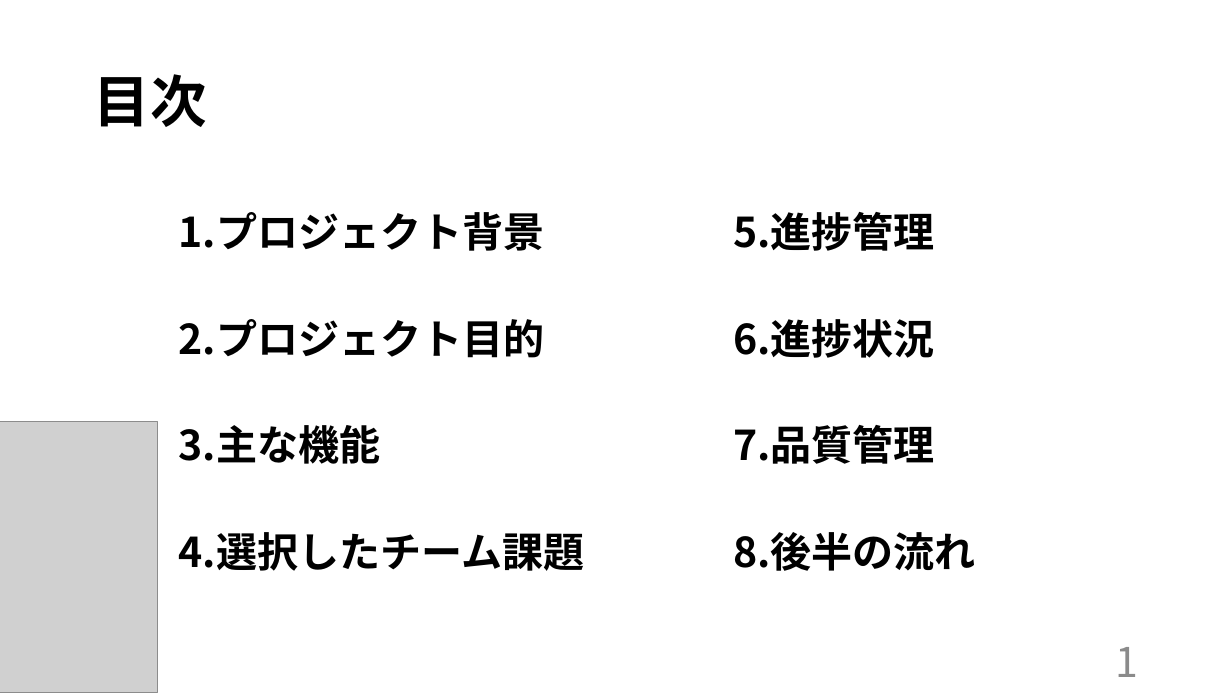
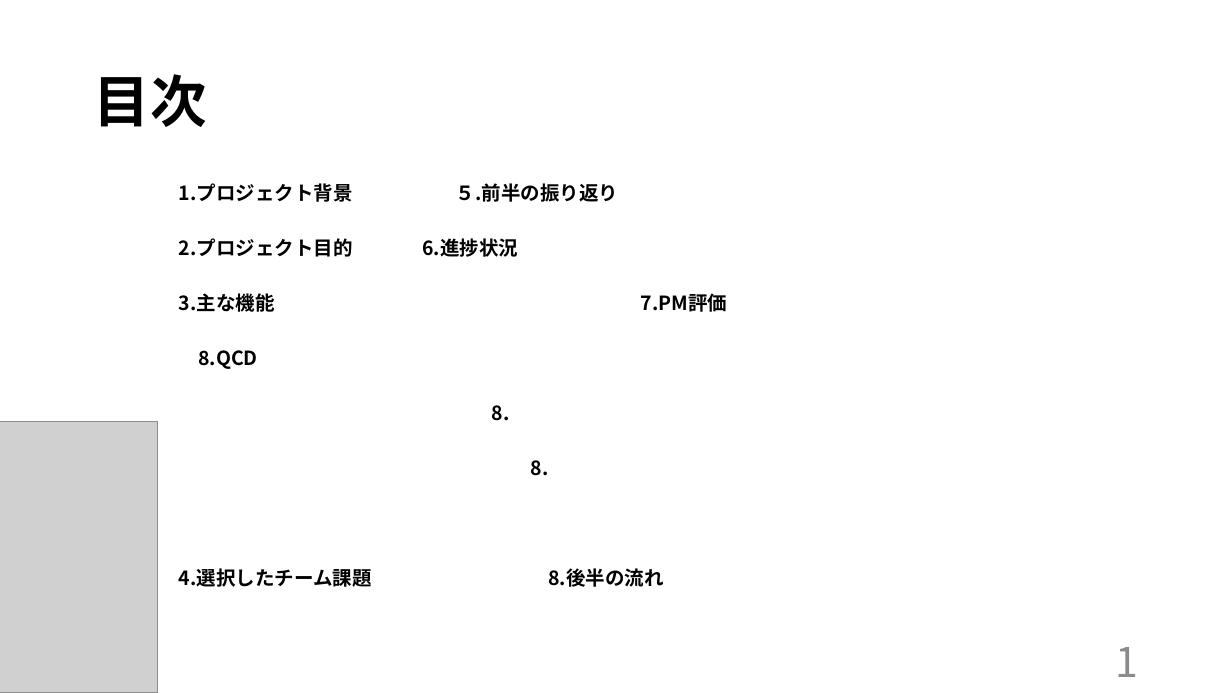
Before and after one commit to kazukiyoshida96/PM-, a slide deck: slide 2 of ＰＭ学科専用2.pptx. Drawn at 1232x693 pixels with LibreOffice and Linux fonts; fonts in the diff are those of the drawing; grey boxes stand for pictures. Boxes give left, top, right and bottom in pixels: in the first picture for what was removed or moved away, otherwise in the second. Text is boxed around its words. In the diff, an @@ line names an element or a change of style, - is before the commit and + after.

```diff
--- a/ＰＭ学科専用2.pptx
+++ b/ＰＭ学科専用2.pptx
@@ text at (x1=179, y1=183, x2=353, y2=202): text changed; size 32 to 15.2 pt @@
-1.プロジェクト背景 5.進捗管理
+1.プロジェクト背景 ５.前半の振り返り
@@ text at (x1=179, y1=238, x2=663, y2=587): size 32 to 15.2 pt in "2.プロジェクト目的 6.進捗状況", "4.選択したチーム課題 8.後半の流れ"; line spacing 1.9 to 1.8 @@
@@ text at (x1=179, y1=293, x2=728, y2=476): text changed; size 32 to 15.2 pt @@
-3.主な機能 7.品質管理
+3.主な機能 7.PM評価
+8.QCD
+8.
+8.
```
Also in this commit, not shown: 1 other slide changed, 22 other files.
